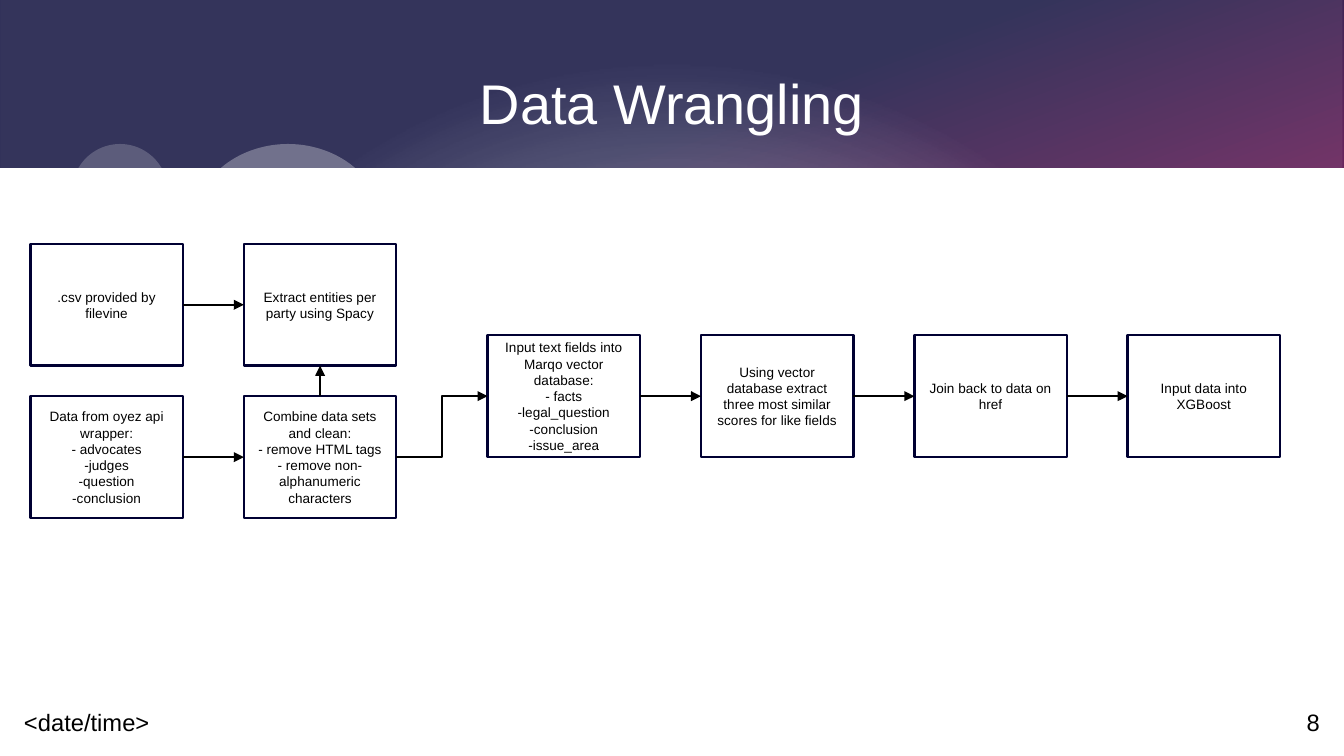
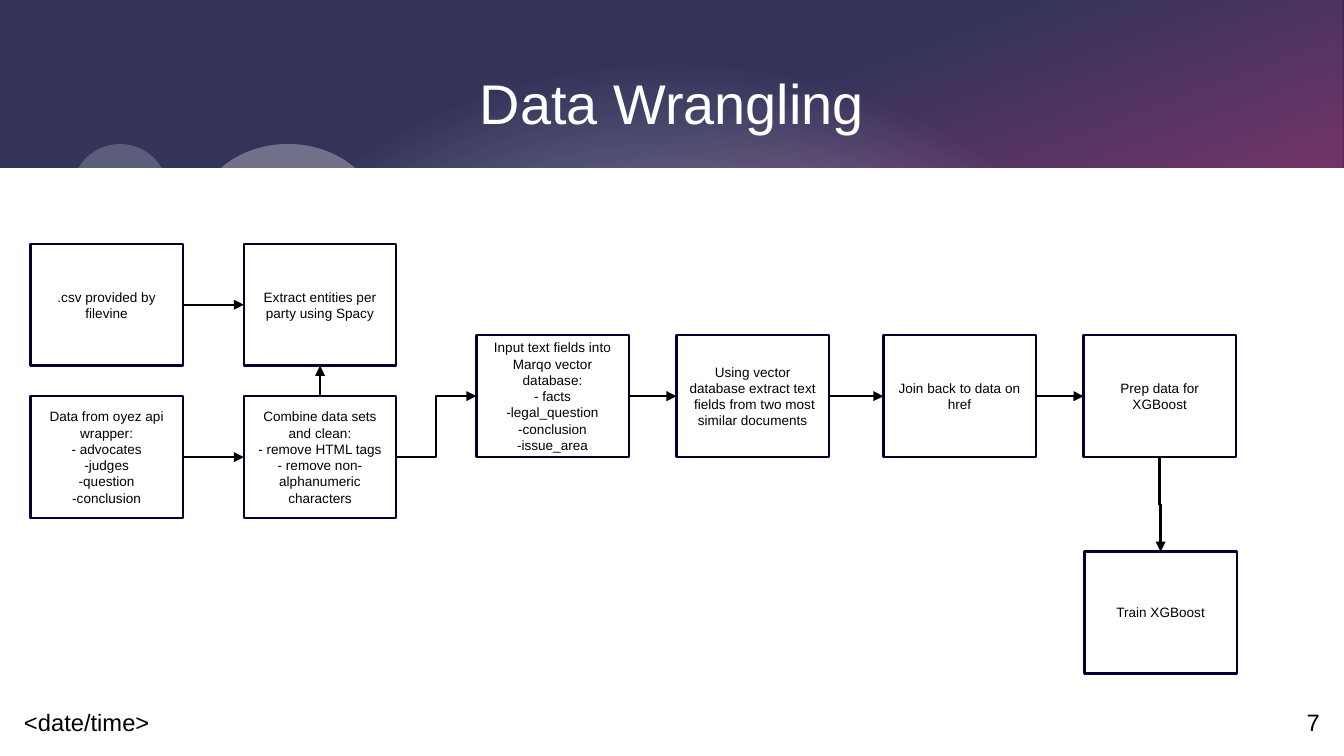
Before and after one commit to RMLanders/filevine_casestudy, a slide deck: slide 7 of presentation.odp (slide 8 before the commit). Drawn at 1344x756 pixels with LibreOffice and Linux fonts; fonts in the diff are those of the drawing. Boxes give left, top, right and bottom in pixels: in the first picture for what was removed or moved away, otherwise in the second. Text is boxed around its words. In the diff, an @@ line names an element or a change of style, - is before the commit and + after.

```diff
--- a/presentation.odp
+++ b/presentation.odp
@@ rectangle "Input text fields into Marqo ...": place and size @@
-rectangle "Input text fields into Marqo ..." at bbox=[488, 335, 640, 457]
+rectangle "Input text fields into Marqo ..." at bbox=[477, 335, 629, 457]
@@ rectangle "Using vector database extract text ...": place and size @@
-rectangle "Using vector database extract text ..." at bbox=[701, 335, 854, 457]
+rectangle "Using vector database extract text ..." at bbox=[677, 335, 829, 457]
@@ rectangle "Join back to data on ...": place and size @@
-rectangle "Join back to data on ..." at bbox=[915, 335, 1067, 457]
+rectangle "Join back to data on ..." at bbox=[884, 335, 1037, 457]
@@ rectangle "Prep data for XGBoost": place and size @@
-rectangle "Prep data for XGBoost" at bbox=[1128, 335, 1281, 457]
+rectangle "Prep data for XGBoost" at bbox=[1084, 335, 1237, 457]
@@ text in rectangle at bbox=[690, 367, 816, 425]: text changed @@
-Using vector database extract three most similar scores for like fields
+Using vector database extract text fields from two most similar documents
@@ text in rectangle at bbox=[1120, 383, 1199, 409]: text changed @@
-Input data into XGBoost
+Prep data for XGBoost
@@ elbow arrow moved from (396, 457) - (488, 396) to (396, 457) - (477, 396) @@
@@ elbow arrow moved from (640, 396) - (701, 396) to (629, 396) - (677, 396) @@
@@ elbow arrow moved from (854, 396) - (915, 396) to (829, 396) - (884, 396) @@
@@ elbow arrow moved from (1067, 396) - (1128, 396) to (1037, 396) - (1084, 396) @@
@@ elbow arrow added from (1160, 457) to (1161, 552), #000000 1.42 pt @@
@@ rectangle added at bbox=[1085, 552, 1238, 674], fill #FFFFFF at 70% opacity, outline #000032 1.42 pt, 8 pt, text #000000 @@
+Train XGBoost
@@ page number at bbox=[1307, 714, 1320, 731]: text changed @@
-8
+7
```
Also in this commit, not shown: 7 other slides changed, 6 slides added, 2 slides removed, 46 other files.
